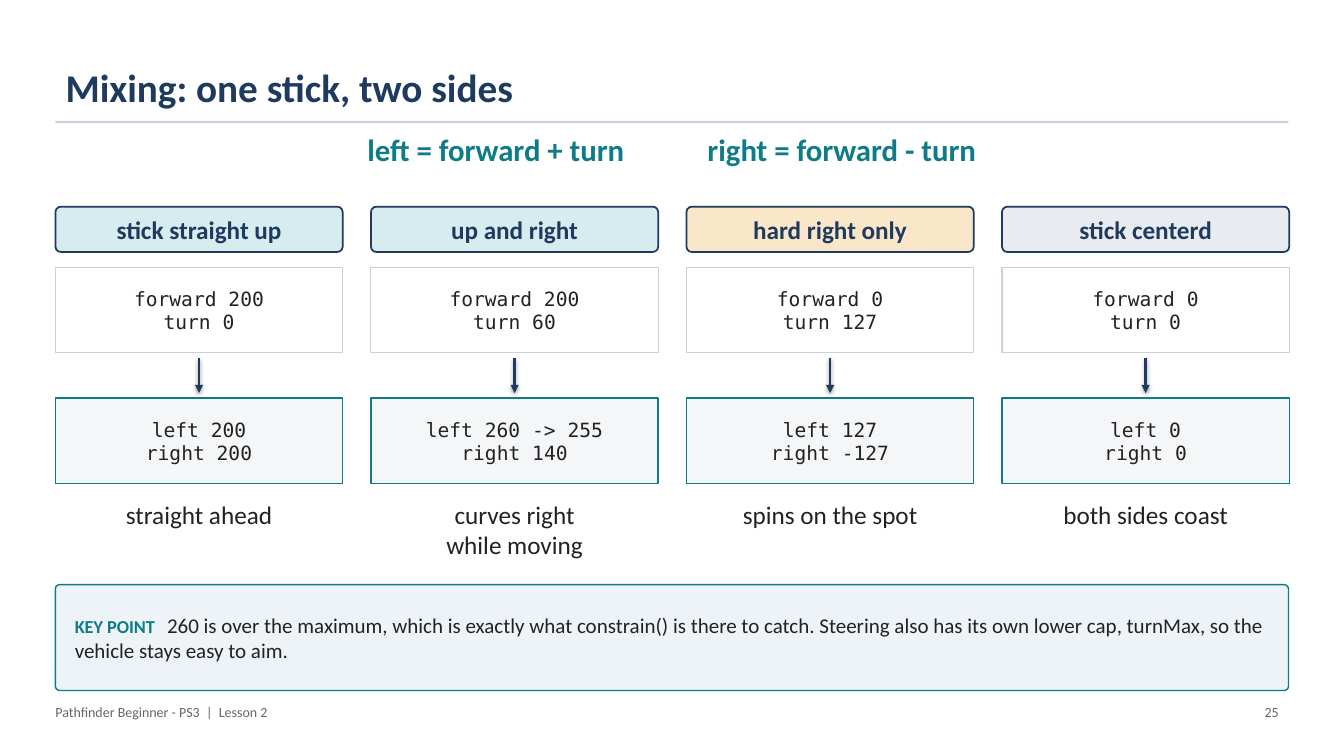
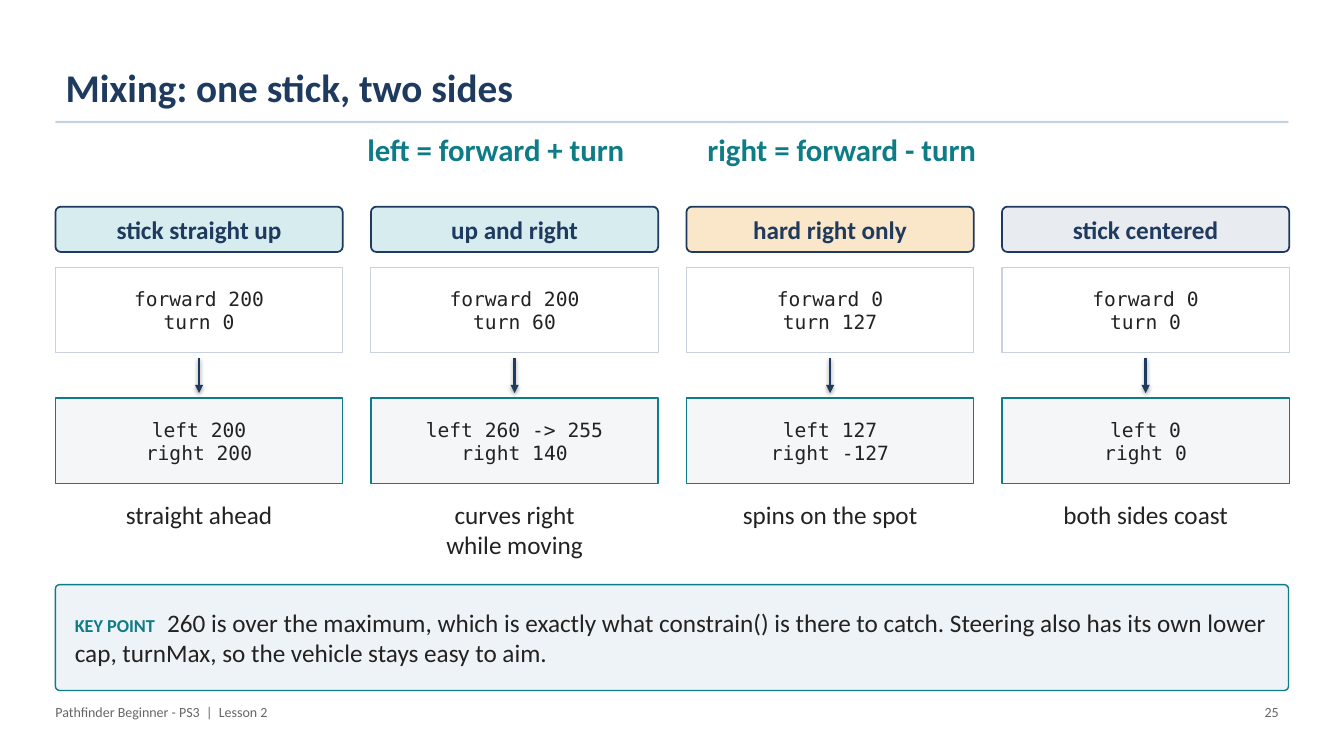
Before and after one commit to PorpoiseRobotics/porpoise-robotics, a slide deck: slide 25 of ground-vehicle/docs/courses/beginner-ps3/l2_motor_control.pptx. Drawn at 1344x756 pixels with LibreOffice and Linux fonts; fonts in the diff are those of the drawing. Boxes give left, top, right and bottom in pixels: in the first picture for what was removed or moved away, otherwise in the second. Text is boxed around its words. In the diff, an @@ line names an element or a change of style, - is before the commit and + after.

```diff
--- a/ground-vehicle/docs/courses/beginner-ps3/l2_motor_control.pptx
+++ b/ground-vehicle/docs/courses/beginner-ps3/l2_motor_control.pptx
@@ text in rounded rectangle at (x1=1073, y1=221, x2=1218, y2=239): text changed @@
-stick centerd
+stick centered
@@ rounded rectangle "KEY POINT 260 is over ..." at (x1=55, y1=585, x2=1289, y2=691): size 15 to 18 pt @@
```
Also in this commit, not shown: 20 other slides changed, 22 other files.
